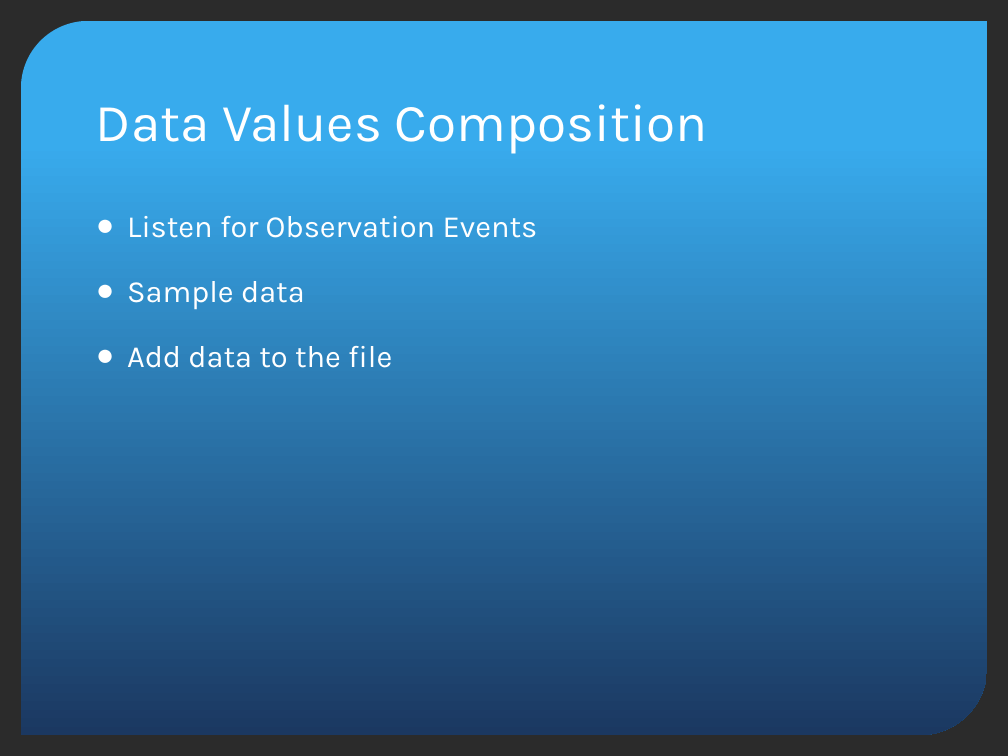
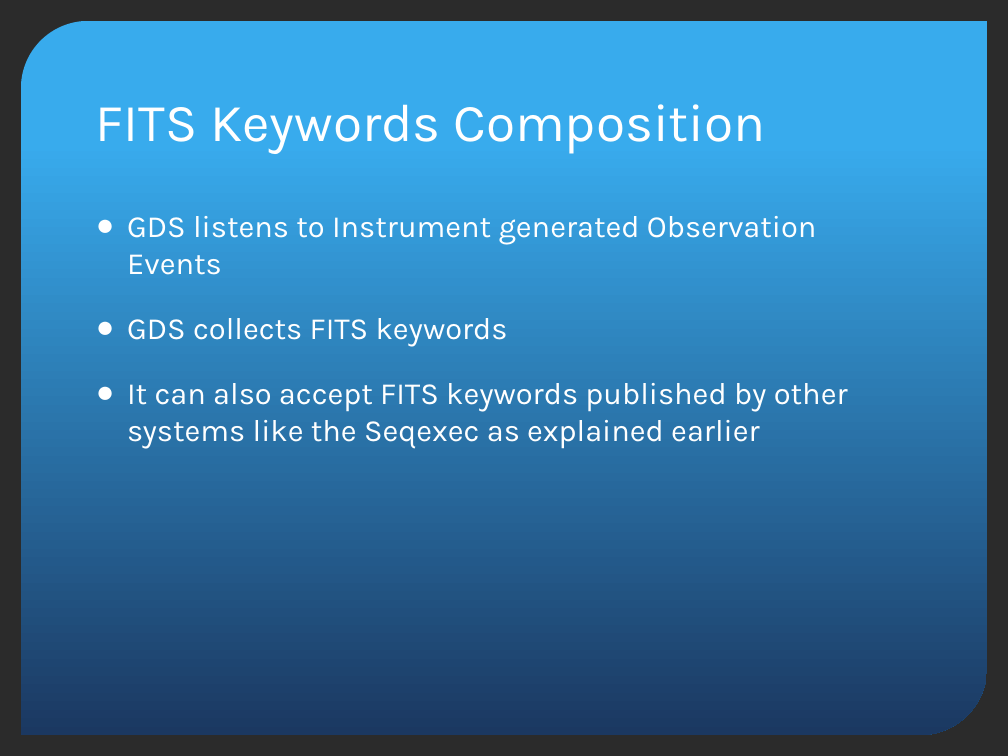
Before and after one commit to jluhrs/gmp, a slide deck: slide 11 of gds-api/src/main/doc/GDSDesignReview.pptx (slide 6 before the commit). Drawn at 1008x756 pixels with LibreOffice and Linux fonts; fonts in the diff are those of the drawing; background and template pictures are left out; a plain dark background stands for a picture behind light text. Boxes give left, top, right and bottom in pixels: in the first picture for what was removed or moved away, otherwise in the second. Text is boxed around its words. In the diff, an @@ line names an element or a change of style, - is before the commit and + after.

```diff
--- a/gds-api/src/main/doc/GDSDesignReview.pptx
+++ b/gds-api/src/main/doc/GDSDesignReview.pptx
@@ title at [96,104,765,154]: text changed @@
-Data Values Composition
+FITS Keywords Composition
@@ text at [127,216,848,449]: text changed @@
-● Listen for Observation Events
-● Sample data
-● Add data to the file
+● GDS listens to Instrument generated Observation Events
+● GDS collects FITS keywords
+● It can also accept FITS keywords published by other systems like the Seqexec as explained earlier
```
Also in this commit, not shown: 9 other slides changed, 8 slides added, 2 slides removed.
